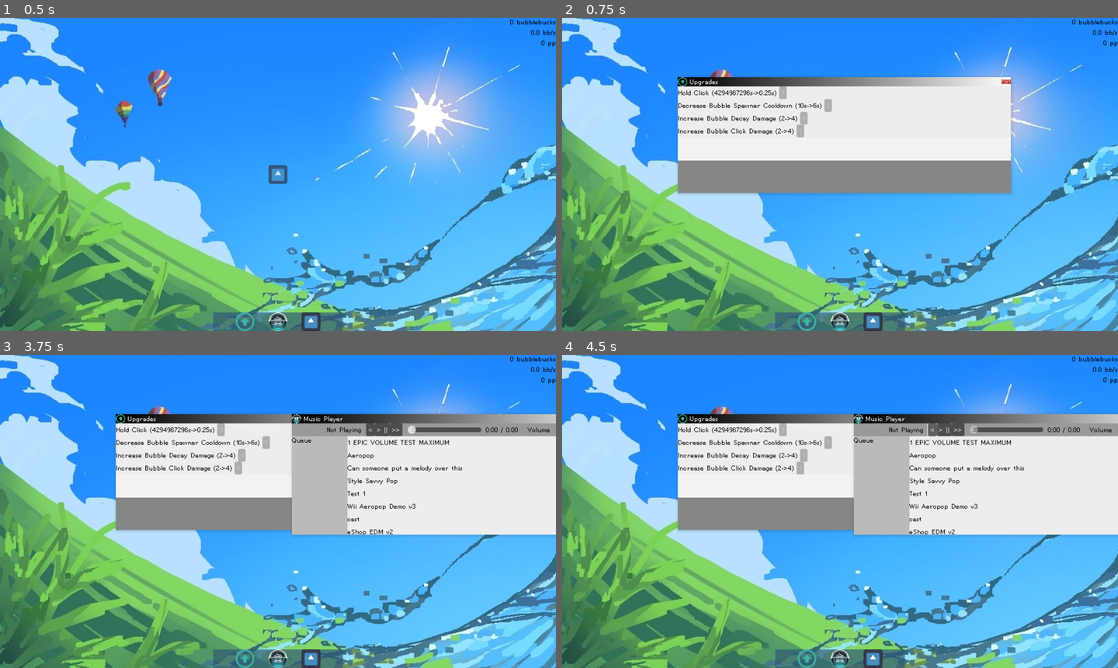
Above: before the commit, frames 1-4 (two rows, left to right).
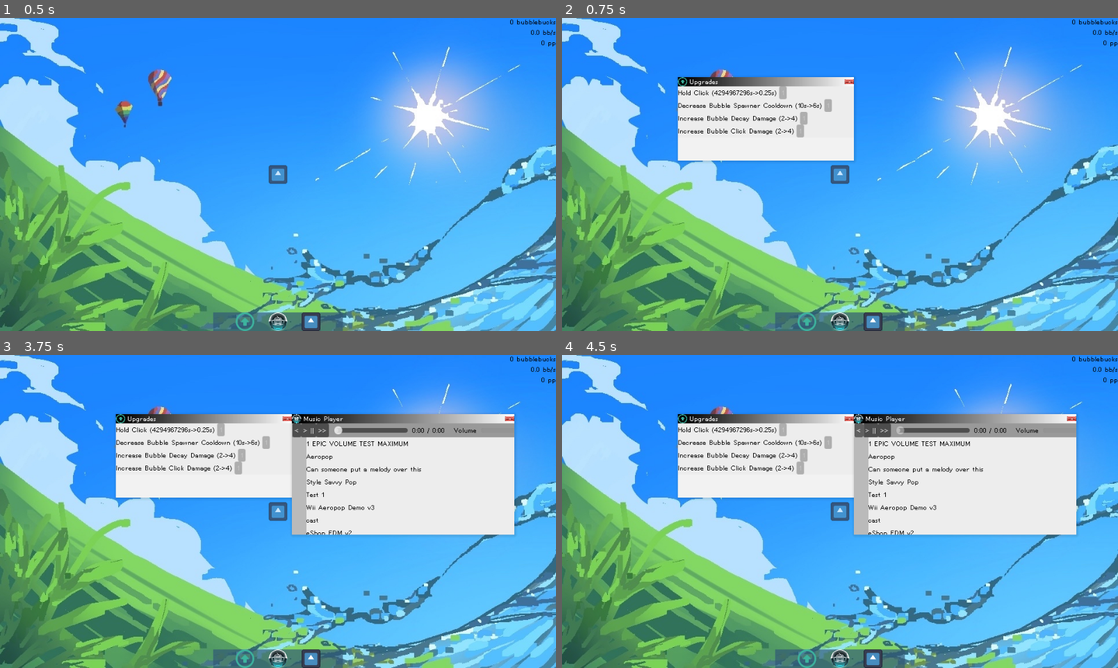
Above: after the commit, the same moments.

Repository: Kipuru/incremental-game
Game: Godot game, scene res://Game/Root/main_game.tscn
The game is run twice, just before and just after one commit, with the same random seed, the same clock (stepped at 60 frames per second) and the same inputs. The engine's default icon, where the game draws it, is replaced by a stand-in: a white triangle on a blue panel in a dark square.
Inputs (mouse positions are in pixels of both pictures, inside the frame that each line leads up to):
- Up to frame 1 (0.5 s): no input
- Up to frame 2 (0.75 s): click (806, 321) at 0.5 s
- Up to frame 3 (3.75 s): click (244, 658) at 1.25 s; click (244, 658) at 2 s; click (311, 658) at 2.75 s; click (278, 658) at 3.5 s
- Up to frame 4 (4.5 s): click "<" at 4.25 s

Frame 1 is identical in both runs. In frame 2, 14% of the frame differs, in the area x 20-81%, y 18-57%; in frame 3, 12%; in frame 4, 12%.

Commit message:
Fixed Issues

Diff:
--- a/Game/UI/Music/VolSlider.tscn
+++ /dev/null
@@ -1,9 +0,0 @@
-[gd_scene load_steps=2 format=3 uid="uid://bh05jgliy8rci"]
-
-[ext_resource type="Script" uid="uid://cglmy3nr7b3r7" path="res://Game/UI/Music/vol_slider.gd" id="1_mavnc"]
-
-[node name="VolSlider" type="HSlider"]
-scale = Vector2(1.6800001, 1)
-max_value = 1.0
-step = 0.05
-script = ExtResource("1_mavnc")
--- a/Game/UI/Music/music_interface.tscn
+++ b/Game/UI/Music/music_interface.tscn
@@ -2,12 +2,12 @@
 
 [ext_resource type="Theme" uid="uid://cypdfrldw1wws" path="res://Themes/music_interface_theme.tres" id="1_h6i6e"]
 [ext_resource type="PackedScene" uid="uid://b7bibqo7h508x" path="res://Game/Audio/music_player.tscn" id="2_wpb7c"]
-[ext_resource type="PackedScene" uid="uid://bh05jgliy8rci" path="res://Game/UI/Music/VolSlider.tscn" id="3_cwbwj"]
 [ext_resource type="Script" uid="uid://cyfrmaitlhhxu" path="res://Game/UI/Music/TopBar/currently_playing_label.gd" id="3_wiyj6"]
 [ext_resource type="PackedScene" uid="uid://c42f4mmycgf2n" path="res://Game/UI/Music/TopBar/playback_controls.tscn" id="4_vv0yo"]
 [ext_resource type="Script" uid="uid://bxatqxof3rnw4" path="res://Game/UI/Music/TopBar/seeker.gd" id="5_vv0yo"]
 [ext_resource type="PackedScene" uid="uid://b205oftfnimor" path="res://Game/UI/Music/QueueDisplay/queue_display.tscn" id="6_vv0yo"]
 [ext_resource type="Script" uid="uid://b63xehxpycfcx" path="res://Game/UI/Music/TopBar/time_label.gd" id="6_vw141"]
+[ext_resource type="Script" uid="uid://cglmy3nr7b3r7" path="res://Game/UI/Music/vol_slider.gd" id="7_cwbwj"]
 [ext_resource type="PackedScene" uid="uid://ce87r5gr2kp3g" path="res://Game/UI/Music/SongsDisplay/songs_display.tscn" id="7_vw141"]
 
 [sub_resource type="StyleBoxFlat" id="StyleBoxFlat_66iin"]
@@ -66,12 +66,13 @@
 layout_mode = 2
 text = "Volume"
 
-[node name="MusicVolSlider" parent="VBoxContainer/TopBar/HBoxContainer" instance=ExtResource("3_cwbwj")]
-custom_minimum_size = Vector2(64, 0)
+[node name="VolumeSlider" type="HSlider" parent="VBoxContainer/TopBar/HBoxContainer" node_paths=PackedStringArray("audioPlayer")]
+custom_minimum_size = Vector2(128, 24)
 layout_mode = 2
-size_flags_vertical = 1
-value = 0.5
-BusName = "Music"
+max_value = 1.0
+step = 0.05
+script = ExtResource("7_cwbwj")
+audioPlayer = NodePath("../../../../MusicPlayer")
 
 [node name="HBoxContainer" type="HBoxContainer" parent="VBoxContainer"]
 layout_mode = 2
--- a/Game/UI/Music/vol_slider.gd
+++ b/Game/UI/Music/vol_slider.gd
@@ -1,19 +1,28 @@
 extends HSlider
 
-@export
-var BusName: String
+@export var audioPlayer: AudioStreamPlayer
+#var BusName: String
 
-var busIndex: int
+#var busIndex: int
 
 
 func _ready() -> void:
-	busIndex = AudioServer.get_bus_index(BusName)
-	value_changed.connect(_onvalchanged)
+	#busIndex = AudioServer.get_bus_index(BusName)
+	#value_changed.connect(_onvalchanged)
 	#value = db_to_linear(AudioServer.get_bus_volume_db(busIndex))
 	#setting default vol to 50%
+	#AudioServer.set_bus_volume_db(busIndex, linear_to_db(value))
+	min_value = 0.0
+	max_value = 1.0
+	step = 0.05
+	value_changed.connect(_onvalchanged)
 	value = 0.5	# 50%
-	AudioServer.set_bus_volume_db(busIndex, linear_to_db(value))
+	audioPlayer.volume_db	= linear_to_db(value)
+
+
+
 
 
 func _onvalchanged(value:float) -> void:
-	AudioServer.set_bus_volume_db(busIndex,linear_to_db(value))
+	audioPlayer.volume_db = linear_to_db(value)
+	#AudioServer.set_bus_volume_db(busIndex,linear_to_db(value))
--- a/Game/Windows/window.tscn
+++ b/Game/Windows/window.tscn
@@ -23,13 +23,12 @@
 gradient = SubResource("Gradient_sseq7")
 
 [node name="Window" type="Node2D"]
-position = Vector2(1, 2)
 script = ExtResource("1_28hdt")
 
 [node name="UI" type="PanelContainer" parent="."]
 unique_name_in_owner = true
-offset_right = 575.0
-offset_bottom = 200.0
+offset_right = 256.0
+offset_bottom = 144.0
 mouse_filter = 2
 theme_override_styles/panel = SubResource("StyleBoxFlat_rb4y1")
 
